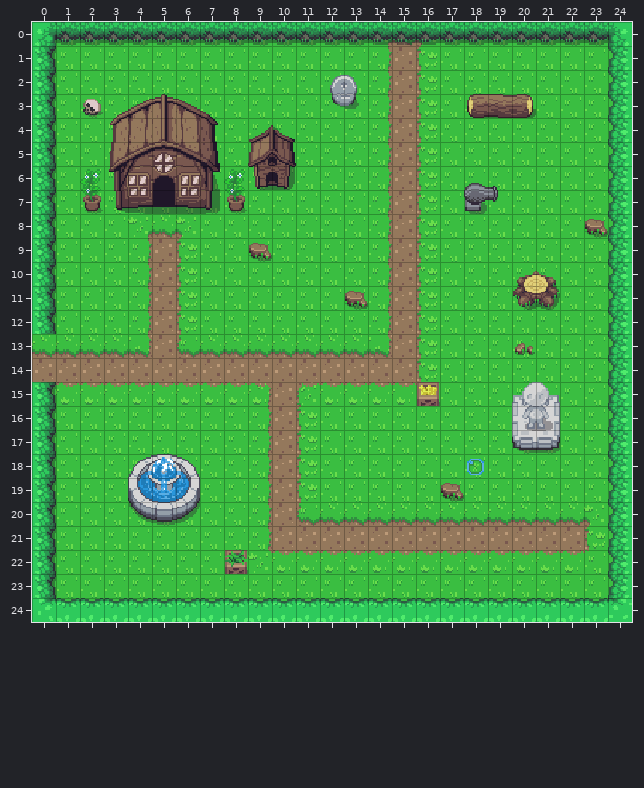
Level history. Tiled map: git1/Assets/SuperTiled2Unity/MYWorld/FistWorld.tmx. The first picture shows the starting point.
Cells are 16x16 px. Shown: x 0..24, y 0..24.
Now the later version:
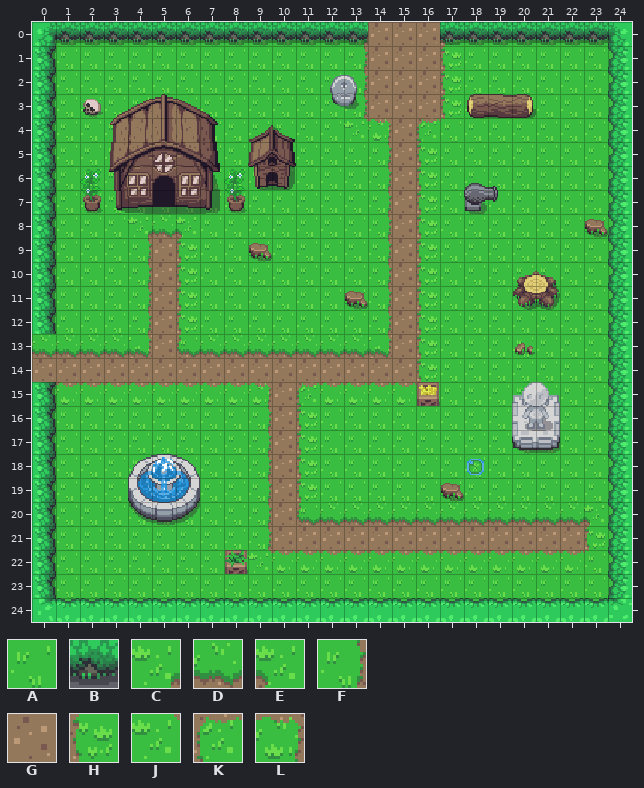
Key: from "fist": A 0, B 765, C 1160, D 1161, E 1162, F 1200, G 1201, H 1202, J 1240, K 1280, L 1281.
_ is an empty cell.
The edit:
Layer "Ground":
y 0: x 13..17 ACDEA -> FGGGH
y 1..3: x 13..14 AF -> FG; x 16..17 HA -> GH
y 4: x 13..14 AF -> JL; x 16 H -> K
Layer "colision":
y 0: x 14..16 BBB -> ___
